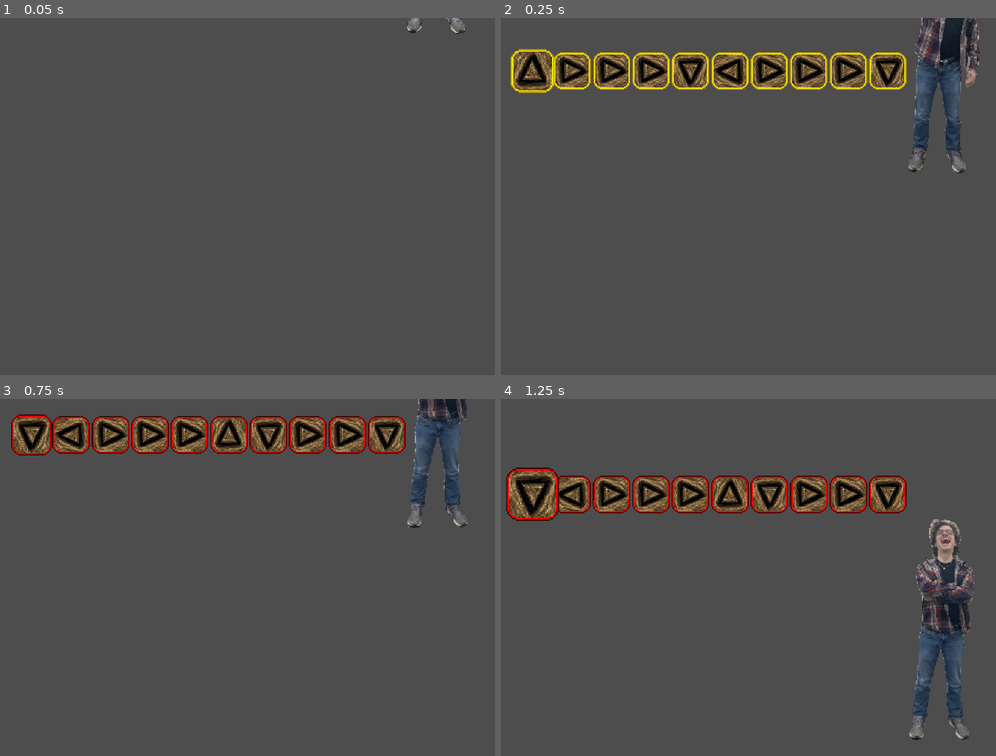
Above: before the commit, frames 1-4 (two rows, left to right).
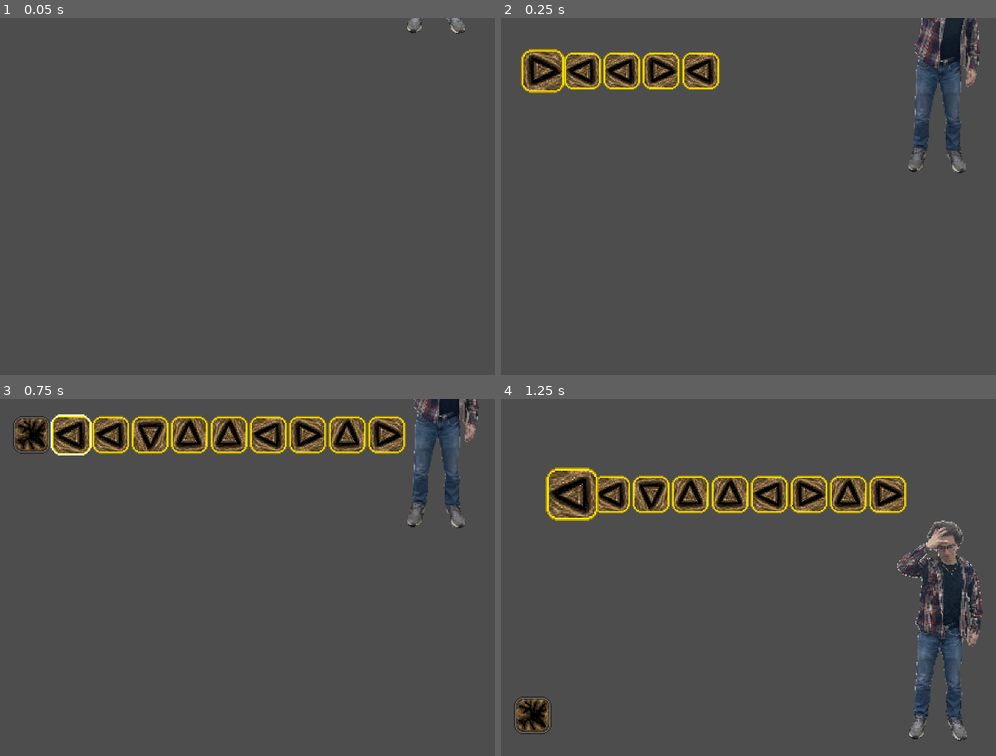
Above: after the commit, the same moments.

Repository: 3D-Shareware/Finish-Him
Game: Godot game, scene res://scenes/game.tscn
Same seed, same stepped clock (60 frames per second), same inputs: the game is played once before the commit and once after it.
Inputs:
- Up to frame 1 (0.05 s): no input
- Up to frame 2 (0.25 s): no input
- Up to frame 3 (0.75 s): tap Enter (DEBUG_RESET) at 0.5 s; hold D (right) from 0.53 s (still down); tap W (keyboard) at 0.6 s
- Up to frame 4 (1.25 s): keep holding D (right)

Frame 1 is identical in both runs. In frame 2, 7.3% of the frame differs, in the area x 1-82%, y 8-21%; in frame 3, 6.0%; in frame 4, 9.8%, in the area x 0-98%, y 19-96%.

Commit message:
Refined timer.

Diff:
--- a/scenes/game.gd
+++ b/scenes/game.gd
@@ -10,6 +10,8 @@
 @onready var key = load("res://objects/key.tscn")
 
 @onready var camera_anim: AnimationPlayer = $"Camera2D/AnimationPlayer"
+
+@onready var timer = $"Timer"
 
 @onready var evil_kevin = $"Evil Kevin"
 
@@ -25,6 +27,11 @@
 var take_inputs = true
 
 func _ready() -> void:
+	start_game(randf_range(1.0, 5.0))
+	# start_game(ultra_hardcore_difficulty)
+
+func start_game(new_difficulty: int):
+	ultra_hardcore_difficulty = new_difficulty
 	var number_of_keys = clampi(int((ultra_hardcore_difficulty * 2.5 + 2.6)), 5, 10)
 	for i in number_of_keys:
 		var new_input = randi_range(0, 3)
@@ -36,8 +43,11 @@
 		new_key.ready_by_parent(i, new_input)
 		key_nodes.append(new_key)
 	key_nodes[0].raring_to_go()
+	timer.wait_time = clamp(12 - 2 * ultra_hardcore_difficulty, 4, 10)
+	print(timer.wait_time)
+	timer.start()
 
-func _physics_process(delta: float) -> void:
+func _physics_process(_delta: float) -> void:
 	if take_inputs:
 		if Input.is_action_just_pressed(target_input_names[key_input_order[0]]):
 			# succesful input!
@@ -48,15 +58,15 @@
 			key_nodes.pop_front()
 			if key_input_order.is_empty():
 				take_inputs = false
-				print(str(10 - $"Timer".time_left))
+				print(str(timer.wait_time - timer.time_left))
 				evil_kevin.get_got()
 				# you win!
 			else:
 				key_nodes[0].raring_to_go()
 		elif Input.is_action_just_pressed("keyboard"):
 			# fail!
-			for key in key_nodes:
-				key.you_lose()
+			for k in key_nodes:
+				k.you_lose()
 			take_inputs = false
 			evil_kevin.you_lose()
 	if Input.is_action_just_pressed("DEBUG_RESET"):
--- a/scenes/game.tscn
+++ b/scenes/game.tscn
@@ -50,7 +50,6 @@
 
 [node name="Game" type="Node2D" unique_id=871968955]
 script = ExtResource("1_uwrxv")
-ultra_hardcore_difficulty = 3.0
 
 [node name="Camera2D" type="Camera2D" parent="." unique_id=458894087]
 zoom = Vector2(2, 2)
@@ -81,4 +80,3 @@
 [node name="Timer" type="Timer" parent="." unique_id=2065526258]
 wait_time = 10.0
 one_shot = true
-autostart = true
